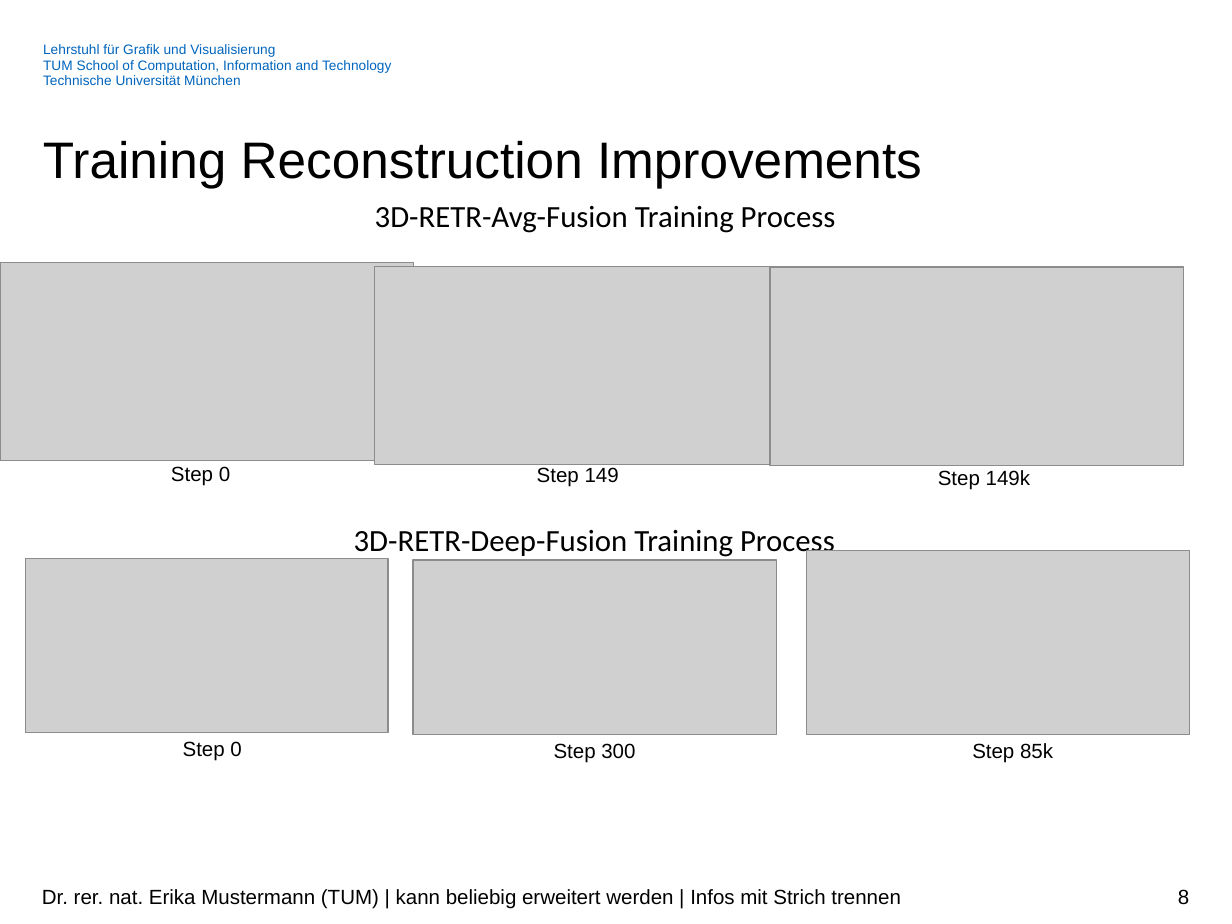
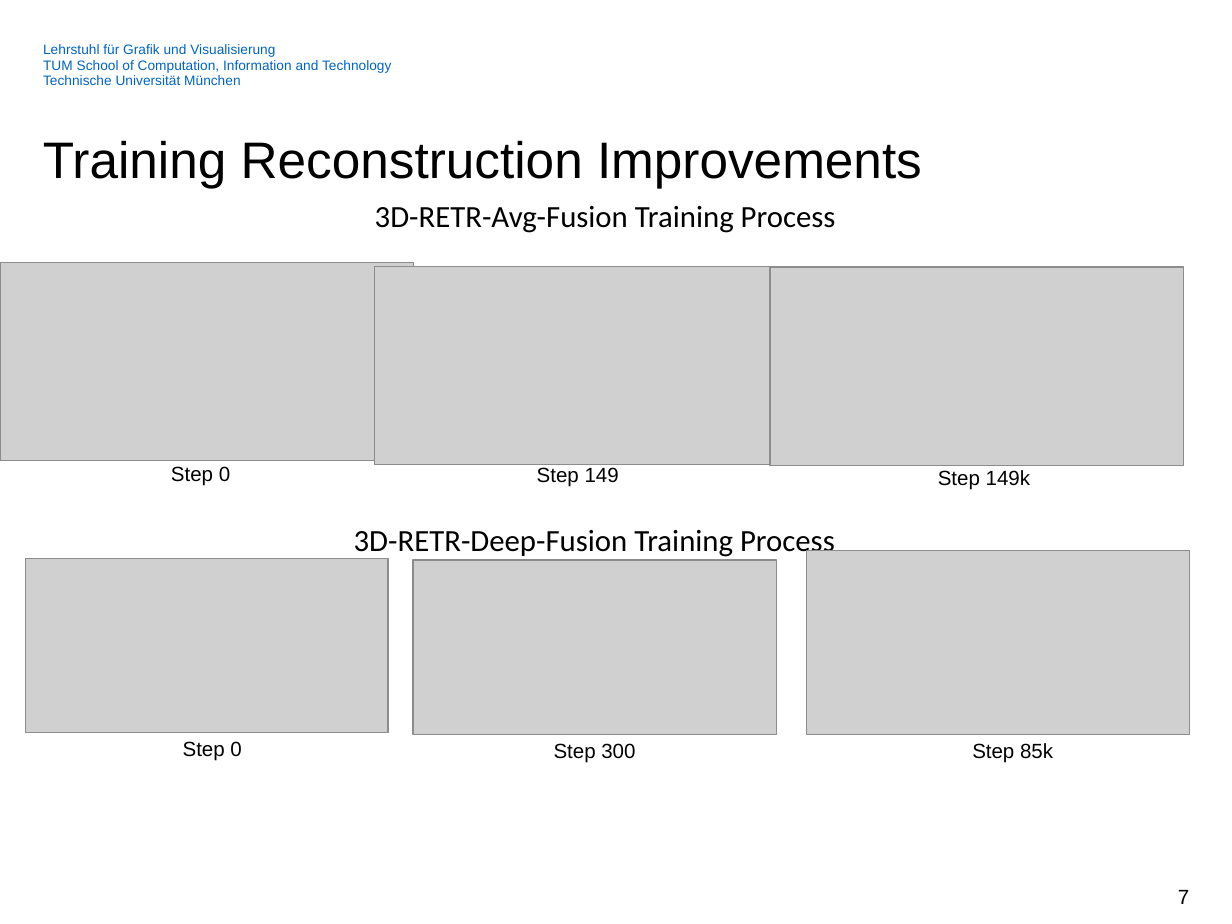
Before and after one commit to Streakfull/3DML, a slide deck: slide 7 of Project/Resources/presentation (1).pptx (slide 8 before the commit). Drawn at 1232x924 pixels with LibreOffice and Linux fonts; fonts in the diff are those of the drawing; grey boxes stand for pictures; background and template pictures are left out. Boxes give left, top, right and bottom in pixels: in the first picture for what was removed or moved away, otherwise in the second. Text is boxed around its words. In the diff, an @@ line names an element or a change of style, - is before the commit and + after.

Commit message:
Update presentation

```diff
--- a/Project/Resources/presentation (1).pptx
+++ b/Project/Resources/presentation (1).pptx
@@ text removed at [42, 889, 900, 909] @@
-Dr. rer. nat. Erika Mustermann (TUM) | kann beliebig erweitert werden | Infos mit Strich trennen
@@ page number at [1178, 890, 1189, 904]: text changed @@
-8
+7
```
Also in this commit, not shown: 2 other slides changed, 1 slide removed.
